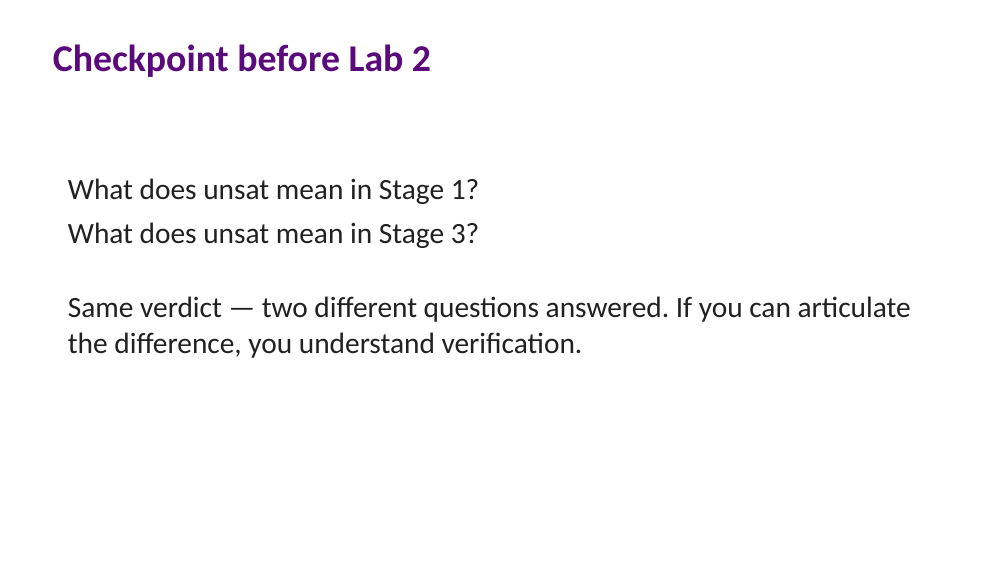
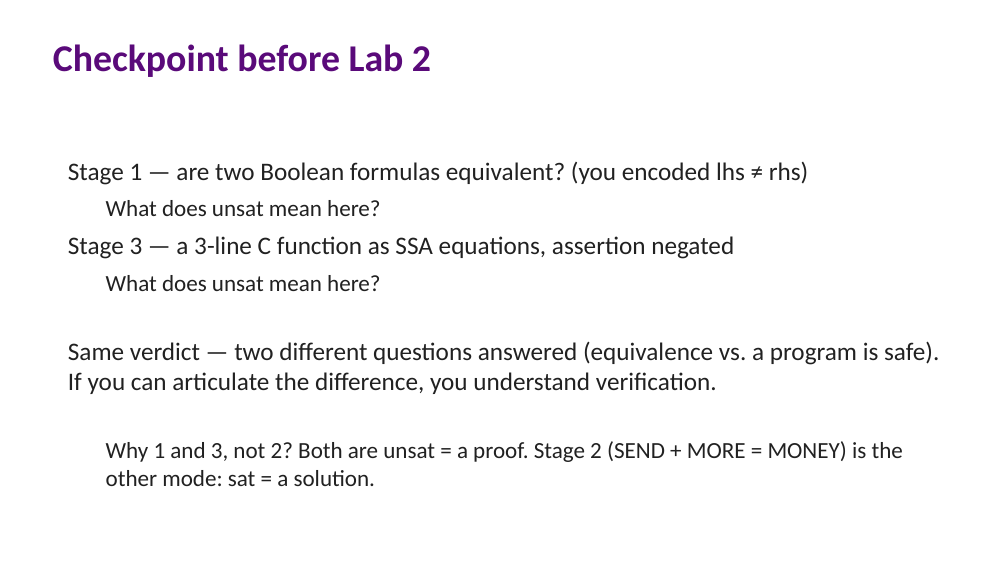
Before and after one commit to lucasccordeiro/unifei, a slide deck: slide 12 of slides/session2/01-session2-hands-on.pptx. Drawn at 1008x567 pixels with LibreOffice and Linux fonts; fonts in the diff are those of the drawing. Boxes give left, top, right and bottom in pixels: in the first picture for what was removed or moved away, otherwise in the second. Text is boxed around its words. In the diff, an @@ line names an element or a change of style, - is before the commit and + after.

Commit message:
Explain the Stage 1/3 pairing on the Session 2 checkpoint slide
Add a one-liner: Stages 1 and 3 are the unsat = a proof cases (equivalence,
safety), while Stage 2 (SEND + MORE = MONEY) is the sat = a solution mode —
so the checkpoint compares 1 and 3, not 1 and 2.

```diff
--- a/slides/session2/01-session2-hands-on.pptx
+++ b/slides/session2/01-session2-hands-on.pptx
@@ text at <box>68,162,939,486</box>: text changed; size 28 to 24 pt @@
-What does unsat mean in Stage 1?
-What does unsat mean in Stage 3?
-Same verdict — two different questions answered. If you can articulate the difference, you understand verification.
+Stage 1 — are two Boolean formulas equivalent? (you encoded lhs ≠ rhs)
+  What does unsat mean here?
+Stage 3 — a 3-line C function as SSA equations, assertion negated
+  What does unsat mean here?
+Same verdict — two different questions answered (equivalence vs. a program is safe). If you can articulate the difference, you understand verification.
+  Why 1 and 3, not 2? Both are unsat = a proof. Stage 2 (SEND + MORE = MONEY) is the other mode: sat = a solution.
```
Also in this commit, not shown: 2 other files.
